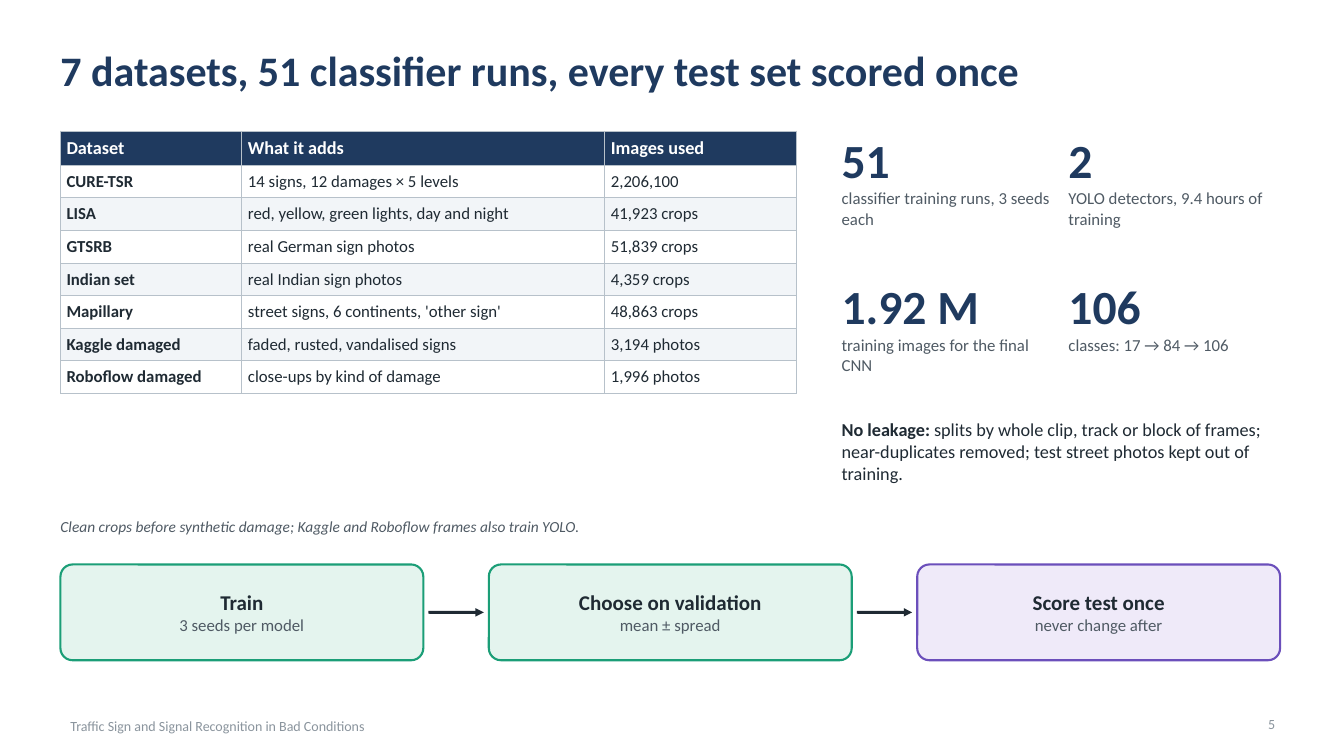
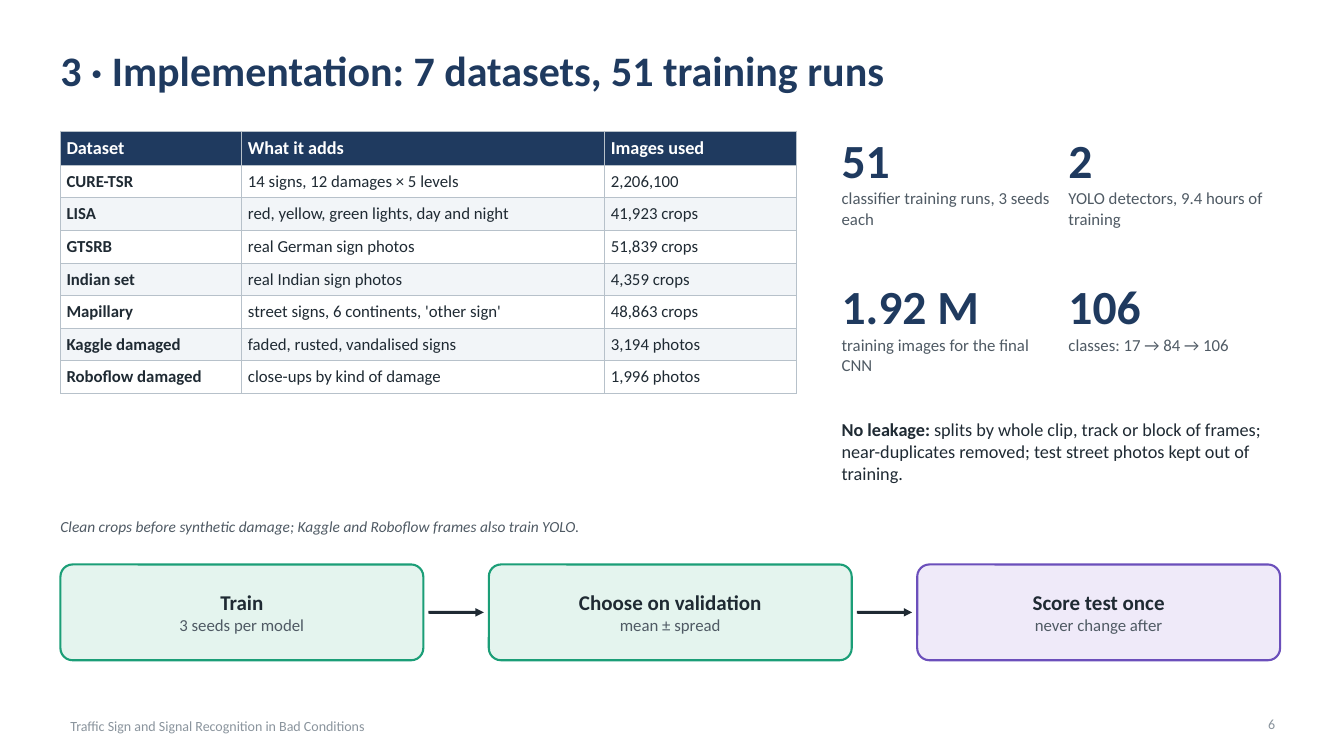
Before and after one commit to shreshav2404-code/Traffic-Sign-and-Signal-Recognition-in-Bad-Conditions, a slide deck: slide 6 of documents/report/Traffic_Sign_Recognition_Presentation.pptx (slide 5 before the commit). Drawn at 1344x756 pixels with LibreOffice and Linux fonts; fonts in the diff are those of the drawing. Boxes give left, top, right and bottom in pixels: in the first picture for what was removed or moved away, otherwise in the second. Text is boxed around its words. In the diff, an @@ line names an element or a change of style, - is before the commit and + after.

```diff
--- a/documents/report/Traffic_Sign_Recognition_Presentation.pptx
+++ b/documents/report/Traffic_Sign_Recognition_Presentation.pptx
@@ title at box(60, 56, 884, 93): text changed @@
-7 datasets, 51 classifier runs, every test set scored once
+3 · Implementation: 7 datasets, 51 training runs
@@ page number at box(1268, 719, 1275, 729): text changed @@
-5
+6
```
Also in this commit, not shown: 5 other slides changed, 1 slide added, 1 slide removed, 5 other files.
